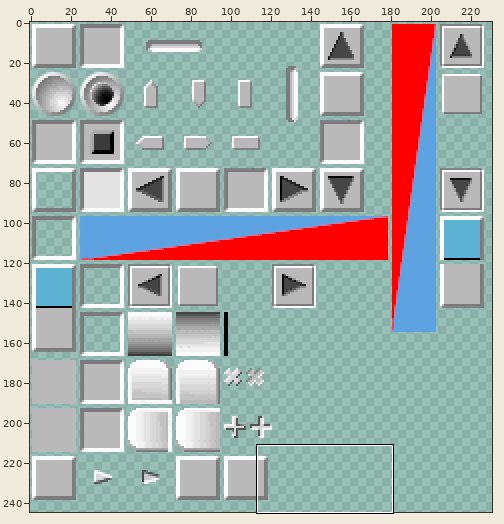
Sprite sheet -- images/GuiDefaultTheme.png. The first picture is a wide view before the edit; the outline marks the close-up.
Close-up. Before the edit:
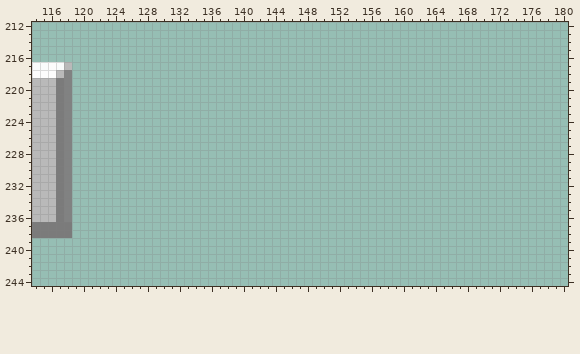
The file is 256x256 pixels. Pixels under 10% opacity are left out. Colours within 5 levels of each other are drawn and written as one. Shown: x 114..180, y 212..244. The wide view leaves out empty margins.
Now the later version:
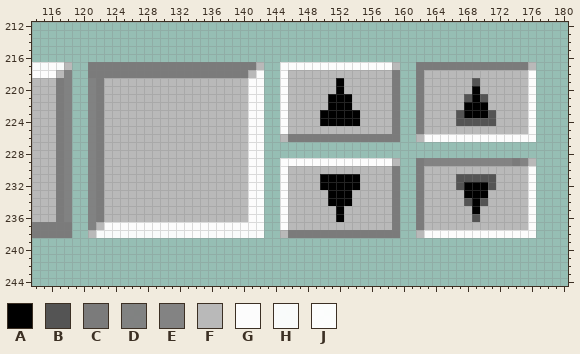
Palette (. is transparent): A #000000  B #545454  C #7b7b7b  D #808080f6  E #838383  F #b9b9b9  G #fcfcfc  H #fffffff1  J #fffffff7
Author's note on the commit: Añadimos graficos para NumberBox.
Diff:
y 217: x 121..142 ...................... -> CCCCCCCCCCCCCCCCCCCCCF; x 145..159 ............... -> GGGGGGGGGGGGGGF; x 162..176 ............... -> CCCCCCCCCCCCCCF
y 218: x 121..142 ...................... -> CCCCCCCCCCCCCCCCCCCCFG; x 145..159 ............... -> GFFFFFFFFFFFFFC; x 162..176 ............... -> CFFFFFFFFFFFFFG
y 219: x 121..142 ...................... -> DCFFFFFFFFFFFFFFFFFFGG; x 145..159 ............... -> GFFFFFFAFFFFFFC; x 162..176 ............... -> CFFFFFFBFFFFFFG
y 220: x 121..142 ...................... -> DCFFFFFFFFFFFFFFFFFFGG; x 145..159 ............... -> GFFFFFFAFFFFFFC; x 162..176 ............... -> CFFFFFFAFFFFFFG
y 221: x 121..142 ...................... -> DCFFFFFFFFFFFFFFFFFFGG; x 145..159 ............... -> GFFFFFAAAFFFFFC; x 162..176 ............... -> CFFFFFBABFFFFFG
y 222: x 121..142 ...................... -> DCFFFFFFFFFFFFFFFFFFGG; x 145..159 ............... -> GFFFFFAAAFFFFFC; x 162..176 ............... -> CFFFFFAAAFFFFFG
y 223: x 121..142 ...................... -> DCFFFFFFFFFFFFFFFFFFGG; x 145..159 ............... -> GFFFFAAAAAFFFFC; x 162..176 ............... -> CFFFFBAAABFFFFG
y 224: x 121..142 ...................... -> DCFFFFFFFFFFFFFFFFFFGG; x 145..159 ............... -> GFFFFAAAAAFFFFC; x 162..176 ............... -> CFFFFBBBBBFFFFG
y 225: x 121..142 ...................... -> DCFFFFFFFFFFFFFFFFFFGG; x 145..159 ............... -> GFFFFFFFFFFFFFC; x 162..176 ............... -> CFFFFFFFFFFFFFG
y 226: x 121..142 ...................... -> DCFFFFFFFFFFFFFFFFFFGG; x 145..159 ............... -> FCCCCCCCCCCCCCC; x 162..176 ............... -> FGGGGGGGGGGGGGG
y 227..228: x 121..142 ...................... -> DCFFFFFFFFFFFFFFFFFFGG
y 229: x 121..142 ...................... -> DCFFFFFFFFFFFFFFFFFFGG; x 145..159 ............... -> GGGGGGGGGGGGGGF; x 162..176 ............... -> CEEEEEEEEEEECEF
y 230: x 121..142 ...................... -> DCFFFFFFFFFFFFFFFFFFGG; x 145..159 ............... -> GFFFFFFFFFFFFFC; x 162..176 ............... -> CFFFFFFFFFFFFFG
y 231: x 121..142 ...................... -> DCFFFFFFFFFFFFFFFFFFGG; x 145..159 ............... -> GFFFFAAAAAFFFFC; x 162..176 ............... -> CFFFFBBBBBFFFFG
y 232: x 121..142 ...................... -> DCFFFFFFFFFFFFFFFFFFGG; x 145..159 ............... -> GFFFFAAAAAFFFFC; x 162..176 ............... -> CFFFFBAAABFFFFG
y 233: x 121..142 ...................... -> DCFFFFFFFFFFFFFFFFFFGJ; x 145..159 ............... -> GFFFFFAAAFFFFFC; x 162..176 ............... -> CFFFFFAAAFFFFFG
y 234: x 121..142 ...................... -> DCFFFFFFFFFFFFFFFFFFGJ; x 145..159 ............... -> GFFFFFAAAFFFFFC; x 162..176 ............... -> CFFFFFBABFFFFFG
y 235: x 121..142 ...................... -> DCFFFFFFFFFFFFFFFFFFGJ; x 145..159 ............... -> GFFFFFFAFFFFFFC; x 162..176 ............... -> CFFFFFFAFFFFFFG
y 236: x 121..142 ...................... -> DCFFFFFFFFFFFFFFFFFFGJ; x 145..159 ............... -> GFFFFFFAFFFFFFC; x 162..176 ............... -> CFFFFFFBFFFFFFG
y 237: x 121..142 ...................... -> DFGGGGGGGGGGGGGGGGGGGJ; x 145..159 ............... -> GFFFFFFFFFFFFFC; x 162..176 ............... -> CFFFFFFFFFFFFFG
y 238: x 121..142 ...................... -> FHHHHHHHHHHHGGGHGHHGHG; x 145..159 ............... -> FCCCCCCCCCCCCCC; x 162..176 ............... -> FGGGGGGGGGGGGGG
